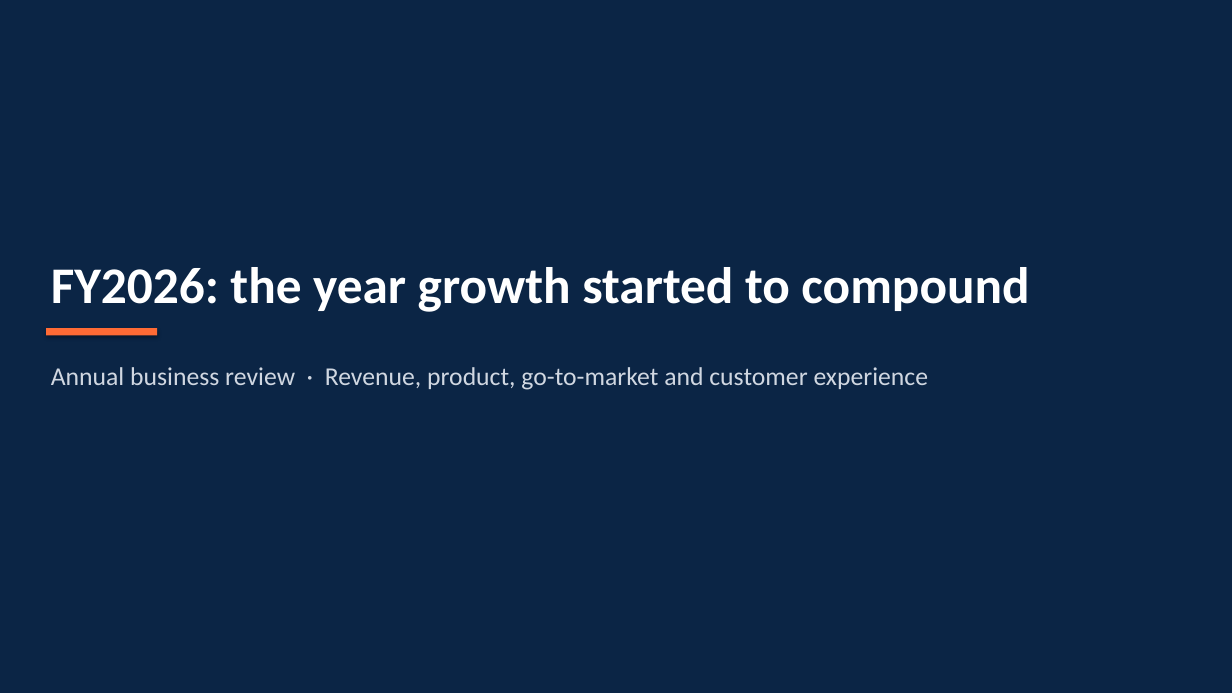
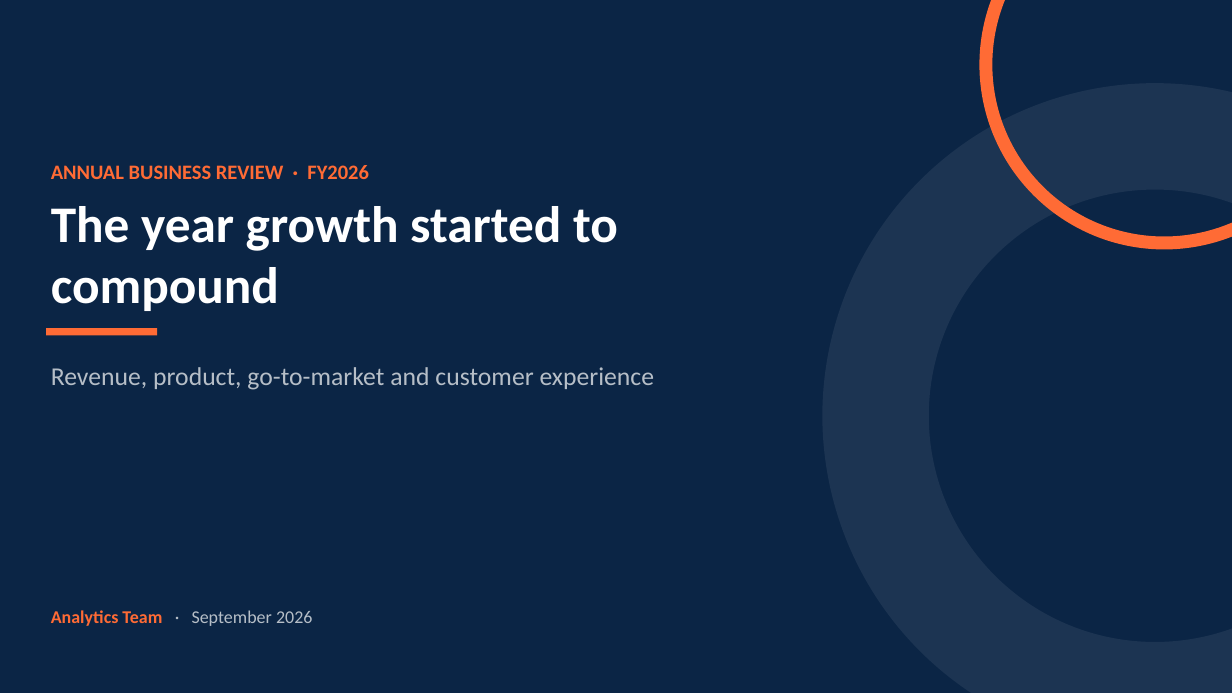
Before and after one commit to FrocketGaming/PPT_DEMO, a slide deck: slide 1 of out/demo_advanced.pptx. Drawn at 1232x693 pixels with LibreOffice and Linux fonts; fonts in the diff are those of the drawing. Boxes give left, top, right and bottom in pixels: in the first picture for what was removed or moved away, otherwise in the second. Text is boxed around its words. In the diff, an @@ line names an element or a change of style, - is before the commit and + after.

```diff
--- a/out/demo_advanced.pptx
+++ b/out/demo_advanced.pptx
@@ donut added at <box>980,0,1232,250</box>, fill #FF6B35 @@
@@ donut added at <box>823,83,1232,693</box>, fill #1C3452 @@
@@ text at <box>51,165,618,311</box>: text changed @@
-FY2026: the year growth started to compound
+ANNUAL BUSINESS REVIEW · FY2026
+The year growth started to compound
@@ rectangle at <box>46,328,157,335</box>: shadow off @@
@@ text at <box>51,367,655,390</box>: text changed; text colour #D0D7E1 to #B6BEC7 @@
-Annual business review · Revenue, product, go-to-market and customer experience
+Revenue, product, go-to-market and customer experience
@@ text added at <box>51,610,312,626</box>, 14 pt, text #B6BEC7 @@
+Analytics Team · September 2026
```
Also in this commit, not shown: 13 other slides changed, 8 slides added, 3 slides removed, 9 other files.
